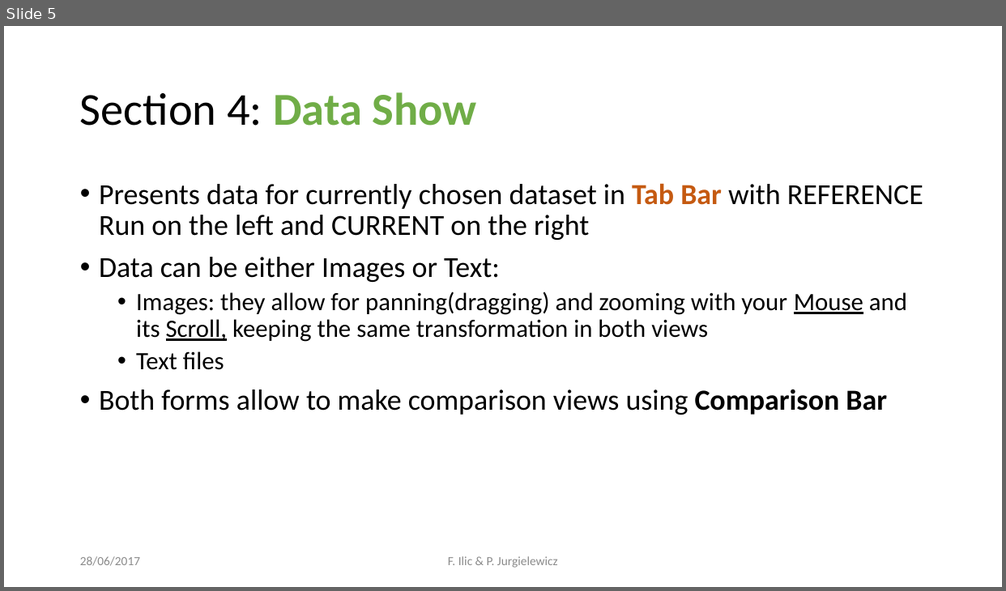
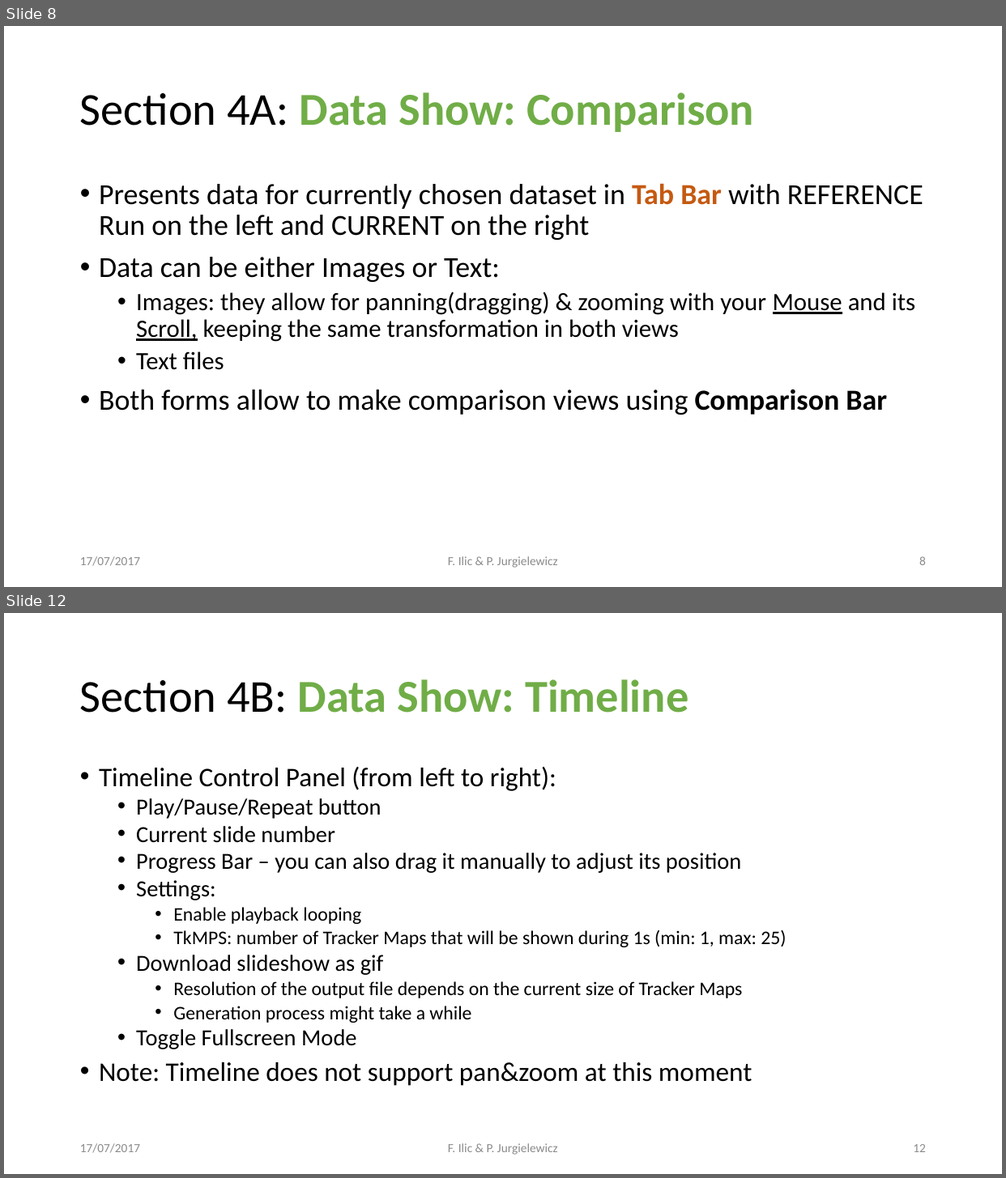
Before and after one commit to sroychow/cmsTrackerMaps, a slide deck: doc/tkmap_manual.pptx. Shown one above the other, each under a label of ours: slide 5 before the commit, slides 8 and 12 after it; the slides between them are not shown. The pictures are 1006x591 and 1006x1178 pixels, drawn with LibreOffice and Linux fonts; fonts in the diff are those of the drawing. Boxes give left, top, right and bottom in pixels: in the first picture for what was removed or moved away, otherwise in the second. Text is boxed around its words. In the diff, an @@ line names an element or a change of style, - is before the commit and + after.

Commit message:
Removed a bit of redundant code; cosmetic improvements; updated manual

```diff
--- a/doc/tkmap_manual.pptx
+++ b/doc/tkmap_manual.pptx
@@ slide 12 added at [4,613,1002,1174], background #FFFFFF @@
@@ title added at [80,679,688,713], 44 pt, text #70AD47, bold @@
+Section 4B: Data Show: Timeline
@@ text added at [99,767,786,1086], 18.5 pt, text #000000 @@
+• Timeline Control Panel (from left to right):
+  • Play/Pause/Repeat button
+  • Current slide number
+  • Progress Bar – you can also drag it manually to adjust its position
+  • Settings:
+    • Enable playback looping
+    • TkMPS: number of Tracker Maps that will be shown during 1s (min: 1, max: 25)
+  • Download slideshow as gif
+    • Resolution of the output file depends on the current size of Tracker Maps
+    • Generation process might take a while
+  • Toggle Fullscreen Mode
+• Note: Timeline does not support pan&zoom at this moment
@@ text added at [80,1144,140,1153], 12 pt, text #8C8C8C @@
+17/07/2017
@@ text added at [448,1144,558,1155], 12 pt, text #8C8C8C @@
+F. Ilic & P. Jurgielewicz
@@ page number added at [913,1144,926,1152], 12 pt, text #8C8C8C @@
+12
@@ what was slide 5 is now slide 8 @@
@@ slide 8 changed as well @@
@@ title at [80,92,754,132]: text changed; text colour #000000 to #70AD47; bold on @@
-Section 4: Data Show
+Section 4A: Data Show: Comparison
@@ text at [136,292,915,342]: text changed @@
-  • Images: they allow for panning(dragging) and zooming with your Mouse and its Scroll, keeping the same transformation in both views
+  • Images: they allow for panning(dragging) & zooming with your Mouse and its Scroll, keeping the same transformation in both views
@@ text at [80,557,140,566]: text changed @@
-28/06/2017
+17/07/2017
@@ page number added at [919,557,926,565], 12 pt, text #8C8C8C @@
+8
```
Also in this commit, not shown: 6 other slides changed, 5 other slides added, 7 other files.
